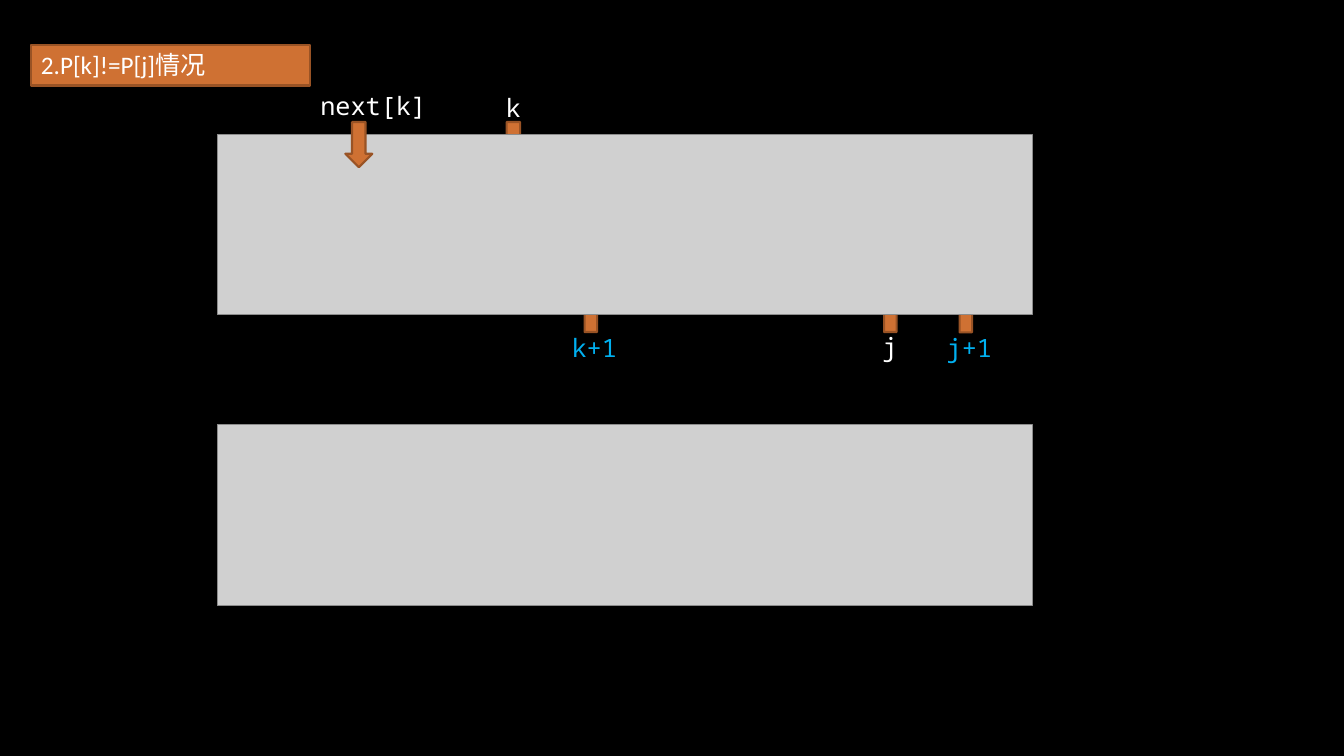
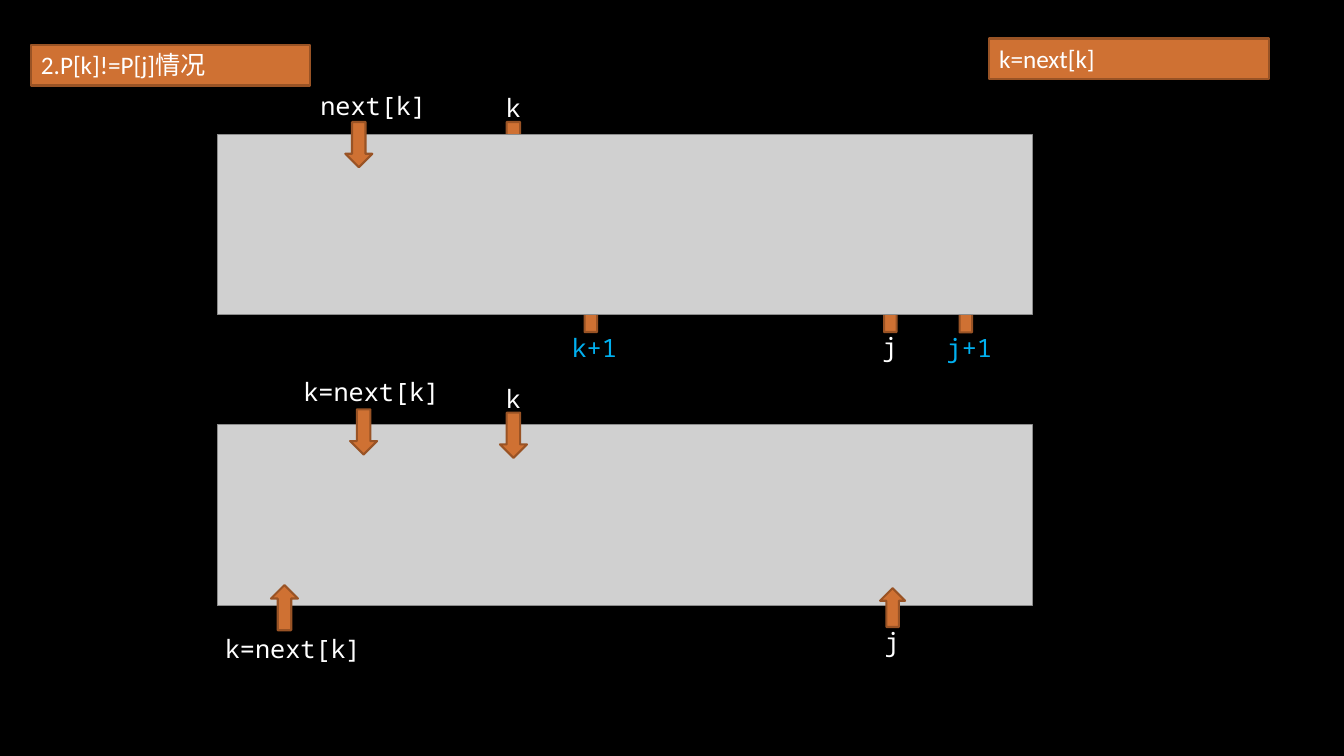
Before and after one commit to gzshawnliang/competitive-programming, a slide deck: slide 13 of doc/Other/KMP算法.pptx. Drawn at 1344x756 pixels with LibreOffice and Linux fonts; fonts in the diff are those of the drawing; grey boxes stand for pictures; background and template pictures are left out. Boxes give left, top, right and bottom in pixels: in the first picture for what was removed or moved away, otherwise in the second. Text is boxed around its words. In the diff, an @@ line names an element or a change of style, - is before the commit and + after.

```diff
--- a/doc/Other/KMP算法.pptx
+++ b/doc/Other/KMP算法.pptx
@@ rectangle added at (989, 38, 1268, 79), fill #CF7133, outline #995426 1.5 pt, 18 pt, text #FFFFFF @@
+k=next[k]
@@ text added at (303, 382, 439, 405), 18 pt, text #FFFFFF @@
+k=next[k]
@@ text added at (506, 389, 521, 414), 18 pt, text #FFFFFF @@
+k
@@ down arrow added at (350, 409, 377, 455), fill #CF7133, outline #995426 1.5 pt @@
@@ down arrow added at (500, 412, 527, 458), fill #CF7133, outline #995426 1.5 pt @@
@@ down arrow added at (271, 585, 298, 630), fill #CF7133, outline #995426 1.5 pt @@
@@ up arrow added at (880, 589, 905, 627), fill #CF7133, outline #995426 1.5 pt @@
@@ text added at (225, 639, 361, 662), 18 pt, text #FFFFFF @@
+k=next[k]
@@ text added at (885, 632, 900, 657), 18 pt, text #FFFFFF @@
+j
```
Also in this commit, not shown: 1 other slide changed, 1 other file.
